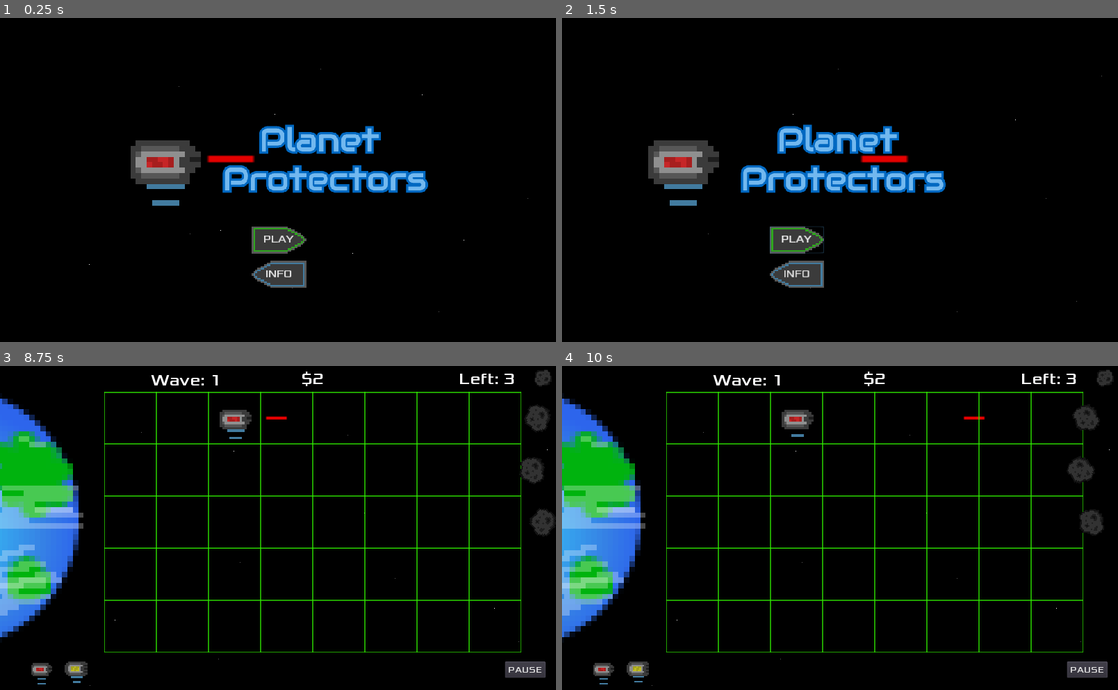
Above: before the commit, frames 1-4 (two rows, left to right).
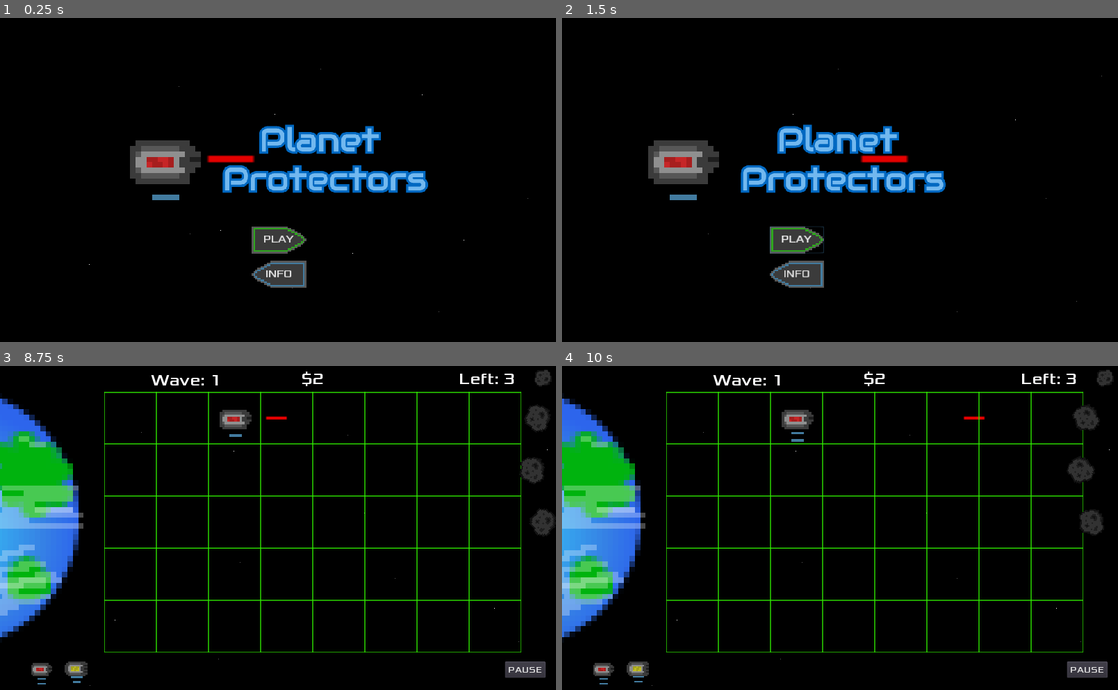
Above: after the commit, the same moments.

Repository: EthanMHolland/PlanetProtectors
Game: Godot game, scene res://src/TitleScreen.tscn
Same seed, same stepped clock (60 frames per second), same inputs: the game is played once before the commit and once after it.
Inputs (mouse positions are in pixels of both pictures, inside the frame that each line leads up to):
- Up to frame 1 (0.25 s): no input
- Up to frame 2 (1.5 s): click "PLAY" at 0.5 s; click "PLAY" at 1.25 s
- Up to frame 3 (8.75 s): click "INFO" at 2 s; move the mouse to (400, 511) at 2.77 s; tap 0 (add_funds) at 2.85 s; click (400, 511) at 2.92 s; drag from (494, 417) to (311, 518) at 3.52 s; move the mouse to (394, 417) at 4.27 s; tap = (increase_wave) at 4.35 s; click (394, 417) at 4.42 s; drag from (294, 417) to (450, 417) at 5.02 s; tap Enter at 5.75 s; drag from (127, 417) to (38, 670) at 5.77 s; click "PAUSE" at 6.5 s; click "RESUME" at 7.25 s; drag from (38, 670) to (233, 417) at 8.02 s
- Up to frame 4 (10 s): move the mouse to (639, 670) at 8.77 s; press the mouse at (639, 670) at 8.78 s; release the mouse at (639, 670) at 9.5 s; drag from (745, 417) to (639, 670) at 9.52 s

The runs differ from the first frame. In frame 1, 0.3% of the frame differs, in the area x 23-34%, y 39-58%; in frame 2, 0.3%; in frame 3, less than 0.1%; in frame 4, less than 0.1%.

Commit message:
Made Money label flash red when trying to place a tower with insufficient money

Diff:
--- a/project/src/LaserTower.tscn
+++ b/project/src/LaserTower.tscn
@@ -146,7 +146,7 @@
 position = Vector2( 0, 1.59701 )
 frames = SubResource( 22 )
 animation = "battery5"
-frame = 2
+frame = 1
 playing = true
 
 [node name="CollisionShape2D" type="CollisionShape2D" parent="."]
--- a/project/src/Level.gd
+++ b/project/src/Level.gd
@@ -202,3 +202,4 @@
 
 func _on_ColorTimer_timeout():
 	$Wave.add_color_override("font_color", Color(255,255,255))
+	$Money.add_color_override("font_color", Color(255,255,255))
--- a/project/src/Tile.gd
+++ b/project/src/Tile.gd
@@ -1,5 +1,6 @@
 extends Area2D
 
+signal insufficient_money
 
 var laser_tower := preload("LaserTower.tscn")
 var shotgun_tower := preload("ShotgunTower.tscn")
@@ -35,6 +36,9 @@
 			level._money -= 10
 		else:
 			print("Insufficient money!")
+			emit_signal("insufficient_money")
+			get_parent().get_parent().get_child(14).add_color_override("font_color", Color(255,0,0))
+			get_parent().get_parent().get_child(25).start()
 	else:
 		print("There is a tower here!")
 
@@ -52,6 +56,11 @@
 			level._money -= 30
 		else:
 			print("Insufficient money!")
+			emit_signal("insufficient_money")
+			get_parent().get_parent().get_child(14).add_color_override("font_color", Color(255,0,0))
+			get_parent().get_parent().get_child(25).start()
+
+
 	else:
 		print("There is a tower here!")
 
